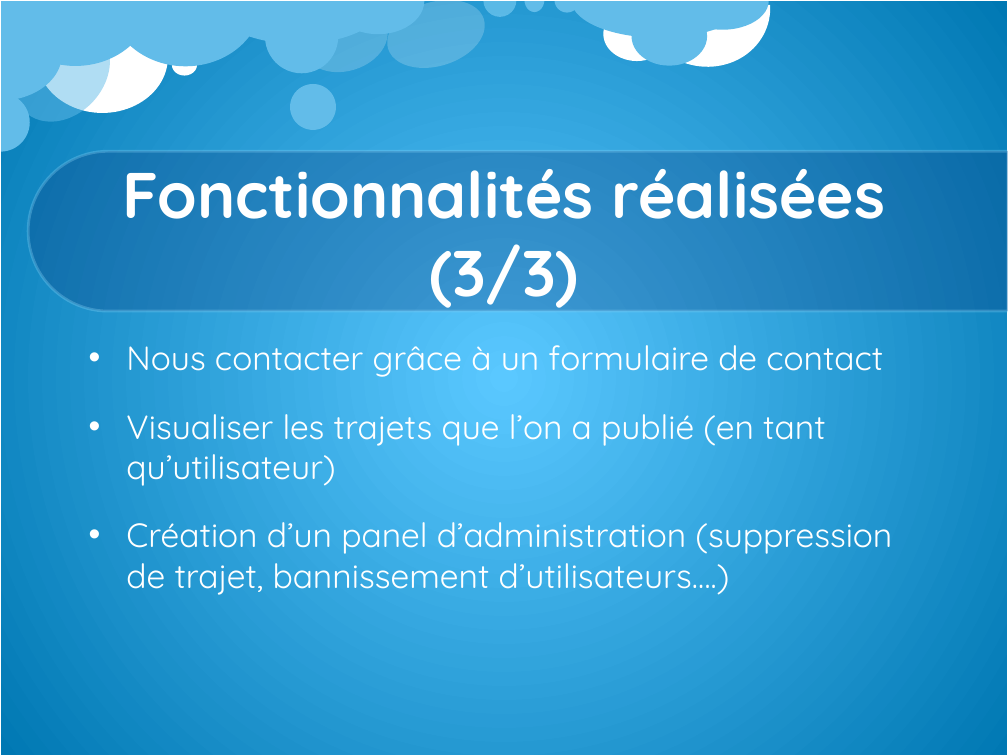
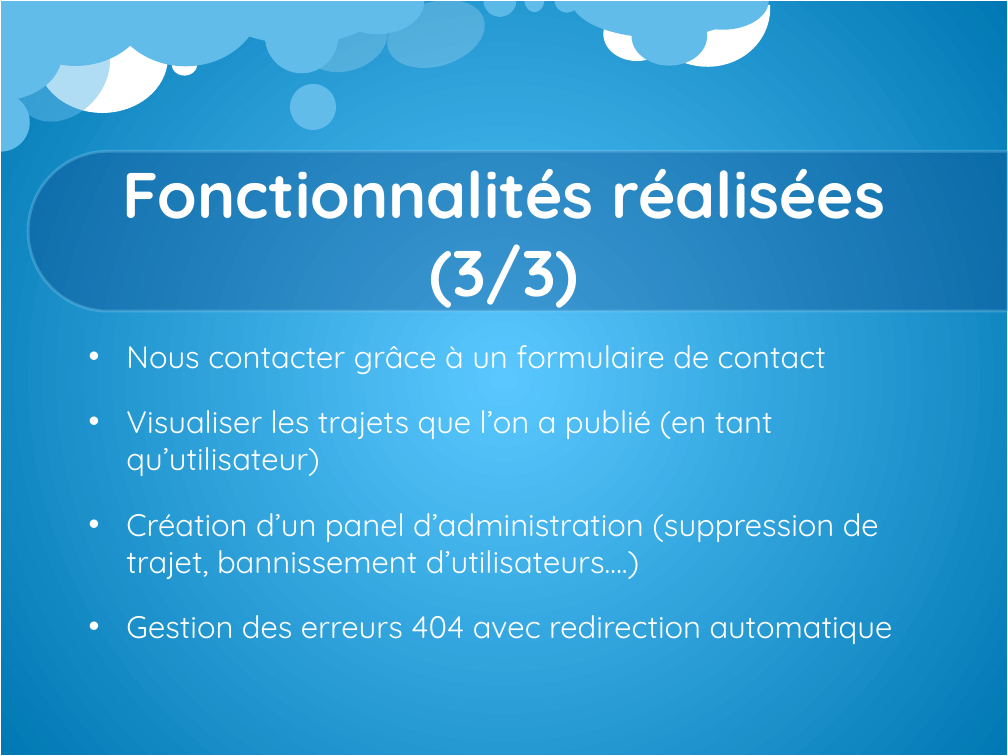
Before and after one commit to hsutiente/covoiturage, a slide deck: slide 9 of LISEZ MOI/rapport powerpoint.pptx. Drawn at 1008x756 pixels with LibreOffice and Linux fonts; fonts in the diff are those of the drawing; background and template pictures are left out. Boxes give left, top, right and bottom in pixels: in the first picture for what was removed or moved away, otherwise in the second. Text is boxed around its words. In the diff, an @@ line names an element or a change of style, - is before the commit and + after.

```diff
--- a/LISEZ MOI/rapport powerpoint.pptx
+++ b/LISEZ MOI/rapport powerpoint.pptx
@@ text at bbox=[126, 345, 879, 579]: size 24 to 22.2 pt in "Nous contacter grâce à un formulaire de ...", "Visualiser les trajets que l’on a publié ...", "Création d’un panel d’administration (suppression de trajet, ..." @@
@@ text at bbox=[126, 615, 893, 644]: paragraph added @@
+• Gestion des erreurs 404 avec redirection automatique
```
Also in this commit, not shown: 1 slide added.
